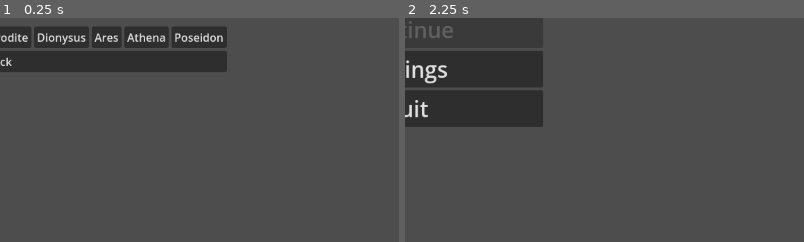
Above: before the commit, frames 1-2 (left to right).
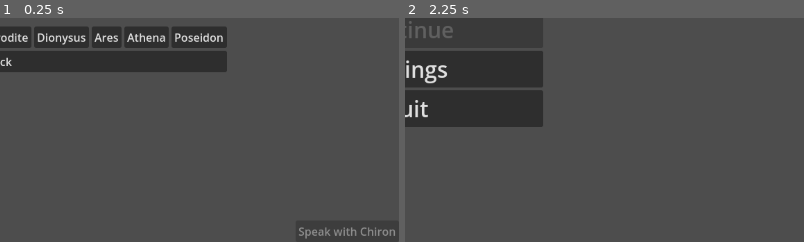
Above: after the commit, the same moments.

Repository: leslieharding/Mnemosyne
Game: Godot game, scene res://Scenes/GameModeSelect.tscn
Two runs of this game, one before a commit and one after it. Both use one fixed random seed, a clock stepped at 60 frames per second and the inputs below. This scene is started directly instead of the project's main scene.
Inputs:
- Up to frame 1 (0.25 s): no input
- Up to frame 2 (2.25 s): click "Apollo" at 0.5 s; click "Back" at 1.25 s; click "Back" at 2 s
The pictures show only the part of the screen within x 50-100%, y 50-100%; the shares and areas given below are measured in that part.

The runs differ from the first frame. In frame 1, 0.3% of the frame differs, in the area x 74-99%, y 93-99%; in frame 2, nothing differs.

Commit message:
metagame conversations implementation

Diff:
--- a/Scenes/GameModeSelect.tscn
+++ b/Scenes/GameModeSelect.tscn
@@ -1,6 +1,7 @@
-[gd_scene load_steps=2 format=3 uid="uid://vha8ujknia5b"]
+[gd_scene load_steps=3 format=3 uid="uid://vha8ujknia5b"]
 
 [ext_resource type="Script" uid="uid://bhy4ca4xh6wgg" path="res://Scripts/game_mode_select.gd" id="1_3aue6"]
+[ext_resource type="Script" uid="uid://cww2cxqfgy5s5" path="res://Scripts/chiron_button.gd" id="2_1fq1s"]
 
 [node name="GameModeSelect" type="Control"]
 layout_mode = 3
@@ -82,6 +83,20 @@
 layout_mode = 2
 text = "Back"
 
+[node name="ChironButton" type="Button" parent="."]
+layout_mode = 1
+anchors_preset = 3
+anchor_left = 1.0
+anchor_top = 1.0
+anchor_right = 1.0
+anchor_bottom = 1.0
+offset_left = -97.0
+offset_top = -31.0
+grow_horizontal = 0
+grow_vertical = 0
+text = "Visit Chiron"
+script = ExtResource("2_1fq1s")
+
 [connection signal="pressed" from="VBoxContainer/HBoxContainer/ApolloButton" to="." method="_on_apollo_button_pressed"]
 [connection signal="pressed" from="VBoxContainer/HBoxContainer/HermesButton" to="." method="_on_hermes_button_pressed"]
 [connection signal="pressed" from="VBoxContainer/HBoxContainer/ArtemisButton" to="." method="_on_artemis_button_pressed"]
--- a/Scripts/card_battle_manager.gd
+++ b/Scripts/card_battle_manager.gd
@@ -135,6 +135,13 @@
 		load_player_deck(selected_deck_index)
 	else:
 		push_error("No deck was selected!")
+
+		# Start a new run for conversation tracking (if not tutorial)
+	if not is_tutorial_mode and has_node("/root/ConversationManagerAutoload"):
+		var conv_manager = get_node("/root/ConversationManagerAutoload")
+		conv_manager.start_new_run()
+		print("CardBattle: Started new run for conversations")
+
 
 	# Set up input handling (only when it's player's turn)
 	set_process_input(false)  # Start disabled
@@ -961,6 +968,8 @@
 
 	return available_slots == 0 or (player_deck.is_empty() and not opponent_manager.has_cards())
 
+# Replace this entire function in Scripts/card_battle_manager.gd (around lines 880-960)
+
 func end_game():
 	# Tutorial ending - different flow
 	if is_tutorial_mode:
@@ -1003,6 +1012,19 @@
 
 	# Record god experience (you used this god in battle)
 	record_god_experience()
+
+	# Trigger conversation flags based on battle outcome
+	if has_node("/root/ConversationManagerAutoload"):
+		var conv_manager = get_node("/root/ConversationManagerAutoload")
+
+		if not victory:
+			# Check if this was a boss battle
+			if is_boss_battle:
+				print("Triggering first_boss_loss conversation")
+				conv_manager.trigger_conversation("first_boss_loss")
+			else:
+				print("Triggering first_run_defeat conversation")
+				conv_manager.trigger_conversation("first_run_defeat")
 
 	if not victory:
 		# If player loses, show run summary before ending
--- /dev/null
+++ b/Scripts/chiron_button.gd
@@ -0,0 +1,179 @@
+# res://Scripts/chiron_button.gd
+extends Button
+class_name ChironButton
+
+# Export these so they can be set in the inspector
+@export var story_color: Color = Color("#6A4A2A")  # Gold/orange for story
+@export var milestone_color: Color = Color("#4A6A4A")  # Green for milestone
+@export var disabled_color: Color = Color("#3A3A3A")  # Gray for disabled
+@export var border_color_offset: Color = Color(0.2, 0.2, 0.2, 0)  # Lighter border
+@export var pulse_enabled: bool = true
+@export var pulse_intensity: float = 0.3  # How much to pulse (0.0 to 1.0)
+
+# Visual states
+var default_style: StyleBoxFlat
+var story_style: StyleBoxFlat
+var milestone_style: StyleBoxFlat
+var disabled_style: StyleBoxFlat
+
+# Animation
+var pulse_tween: Tween
+
+func _ready():
+	# Create styles based on exported colors
+	create_button_styles()
+
+	# Connect to conversation manager
+	if has_node("/root/ConversationManagerAutoload"):
+		var conv_manager = get_node("/root/ConversationManagerAutoload")
+		conv_manager.new_conversation_available.connect(_on_new_conversation_available)
+
+	# Connect button press
+	pressed.connect(_on_chiron_button_pressed)
+
+	# Update initial state
+	update_button_state()
+
+func create_button_styles():
+	# Base style template
+	var base_style = StyleBoxFlat.new()
+	base_style.border_width_left = 2
+	base_style.border_width_top = 2
+	base_style.border_width_right = 2
+	base_style.border_width_bottom = 2
+	base_style.corner_radius_top_left = 6
+	base_style.corner_radius_top_right = 6
+	base_style.corner_radius_bottom_left = 6
+	base_style.corner_radius_bottom_right = 6
+
+	# Story style (important conversations)
+	story_style = base_style.duplicate()
+	story_style.bg_color = story_color
+	story_style.border_color = story_color + border_color_offset
+
+	# Milestone style (regular conversations)
+	milestone_style = base_style.duplicate()
+	milestone_style.bg_color = milestone_color
+	milestone_style.border_color = milestone_color + border_color_offset
+
+	# Disabled style
+	disabled_style = base_style.duplicate()
+	disabled_style.bg_color = disabled_color
+	disabled_style.border_color = disabled_color + border_color_offset
+
+func update_button_state():
+	if not has_node("/root/ConversationManagerAutoload"):
+		disabled = true
+		return
+
+	var conv_manager = get_node("/root/ConversationManagerAutoload")
+	var button_state = conv_manager.get_conversation_button_state()
+
+	if not button_state["available"]:
+		# No conversations available
+		disabled = true
+		modulate.a = 0.6
+		text = "Speak with Chiron"
+		add_theme_stylebox_override("normal", disabled_style)
+		add_theme_stylebox_override("hover", disabled_style)
+		add_theme_stylebox_override("pressed", disabled_style)
+		stop_pulse_animation()
+	else:
+		# Conversations available
+		disabled = false
+		modulate.a = 1.0
+		text = button_state["text"]
+
+		if button_state["priority"] == "STORY":
+			# Story conversation - use gold style and pulse
+			add_theme_stylebox_override("normal", story_style)
+			add_theme_stylebox_override("hover", story_style)
+			add_theme_stylebox_override("pressed", story_style)
+			start_pulse_animation()
+		else:
+			# Milestone conversation - use default style
+			add_theme_stylebox_override("normal", milestone_style)
+			add_theme_stylebox_override("hover", milestone_style)
+			add_theme_stylebox_override("pressed", milestone_style)
+			stop_pulse_animation()
+
+func start_pulse_animation():
+	if not pulse_enabled:
+		return
+
+	if pulse_tween:
+		pulse_tween.kill()
+
+	pulse_tween = create_tween()
+	pulse_tween.set_loops()
+	var max_alpha = 1.0 + pulse_intensity
+	var min_alpha = 1.0 - (pulse_intensity * 0.3)
+	pulse_tween.tween_property(self, "modulate:a", max_alpha, 0.8).set_ease(Tween.EASE_IN_OUT)
+	pulse_tween.tween_property(self, "modulate:a", min_alpha, 0.8).set_ease(Tween.EASE_IN_OUT)
+
+func stop_pulse_animation():
+	if pulse_tween:
+		pulse_tween.kill()
+	modulate.a = 1.0
+
+func _on_new_conversation_available(conversation_id: String, priority: String):
+	print("ChironButton: New conversation available - ", conversation_id, " (", priority, ")")
+	update_button_state()
+
+func _on_chiron_button_pressed():
+	if not has_node("/root/ConversationManagerAutoload"):
+		return
+
+	var conv_manager = get_node("/root/ConversationManagerAutoload")
+	var next_conv = conv_manager.get_next_conversation()
+
+	if next_conv.is_empty():
+		print("No conversations available")
+		return
+
+	var conv_id = next_conv["id"]
+	var conv_data = next_conv["data"]
+
+	print("Starting conversation: ", conv_id)
+
+	# Mark as shown
+	conv_manager.mark_conversation_shown(conv_id)
+
+	# Mark that we've shown a conversation this run (disable further conversations)
+	conv_manager.set_conversation_shown_this_run()
+
+	# Create and start the conversation cutscene
+	start_chiron_conversation(conv_id, conv_data)
+
+	# Update button state after conversation is marked as shown
+	update_button_state()
+
+func start_chiron_conversation(conv_id: String, conv_data: Dictionary):
+	# Create a simple Chiron conversation
+	# For now, we'll create a basic cutscene structure
+	if has_node("/root/CutsceneManagerAutoload"):
+		var cutscene_manager = get_node("/root/CutsceneManagerAutoload")
+
+		# Create characters
+		var mnemosyne = Character.new("Mnemosyne", Color("#DDA0DD"), null, "left")
+		var chiron = Character.new("Chiron", Color("#FFD700"), null, "right")
+
+		# Create simple dialogue based on conversation
+		var dialogue_lines: Array[DialogueLine] = []
+		dialogue_lines.append(DialogueLine.new("Chiron", conv_data["description"]))
+		dialogue_lines.append(DialogueLine.new("Mnemosyne", "I understand, wise centaur. Your words give me much to consider."))
+		dialogue_lines.append(DialogueLine.new("Chiron", "Take these lessons with you into battle, young titaness."))
+
+		# Create and play the cutscene
+		var cutscene_data = CutsceneData.new("chiron_" + conv_id, [mnemosyne, chiron], dialogue_lines)
+		cutscene_manager.add_cutscene(cutscene_data)
+		cutscene_manager.play_cutscene("chiron_" + conv_id)
+	else:
+		print("CutsceneManager not available, showing simple dialog")
+		# Fallback: show a simple dialog
+		var dialog = AcceptDialog.new()
+		dialog.dialog_text = "Chiron says: \"" + conv_data["description"] + "\""
+		dialog.title = "Wisdom from Chiron"
+		get_tree().current_scene.add_child(dialog)
+		dialog.popup_centered()
+		dialog.confirmed.connect(func(): dialog.queue_free())
--- /dev/null
+++ b/Scripts/conversation_manager.gd
@@ -0,0 +1,189 @@
+# res://Scripts/conversation_manager.gd
+extends Node
+class_name ConversationManager
+
+signal new_conversation_available(conversation_id: String, priority: String)
+
+# Conversation priorities
+enum Priority {
+	STORY,
+	MILESTONE
+}
+
+# Conversation data structure
+var conversations: Dictionary = {}
+var save_path: String = "user://conversations.save"
+
+var conversation_shown_this_run: bool = false
+var current_run_id: String = ""
+
+func _ready():
+	load_conversations()
+	setup_conversation_definitions()
+
+# Set up all possible conversations
+func setup_conversation_definitions():
+	# Story conversations
+	register_conversation("first_boss_loss", Priority.STORY,
+		"The weight of defeat teaches us more than the lightness of victory.")
+
+	register_conversation("consciousness_breakthrough", Priority.STORY,
+		"I sense Mnemosyne's awareness expanding beyond mortal comprehension.")
+
+	# Milestone conversations
+	register_conversation("first_deck_unlock", Priority.MILESTONE,
+		"You've proven yourself worthy of greater challenges.")
+
+	register_conversation("apollo_mastery", Priority.MILESTONE,
+		"The sun god's power flows through you with increasing ease.")
+
+	register_conversation("first_enemy_mastered", Priority.MILESTONE,
+		"Understanding your opponents is the path to true victory.")
+
+	register_conversation("first_run_defeat", Priority.MILESTONE,
+		"Every setback contains the seeds of future triumph.")
+
+# Register a conversation definition
+func register_conversation(id: String, priority: Priority, description: String):
+	if not id in conversations:
+		conversations[id] = {
+			"priority": priority,
+			"description": description,
+			"triggered": false,
+			"shown": false
+		}
+
+# Start a new run - reset the conversation flag
+func start_new_run():
+	conversation_shown_this_run = false
+	current_run_id = str(Time.get_unix_time_from_system())  # Generate unique run ID
+	print("ConversationManager: Started new run - conversations enabled")
+
+# Mark that a conversation has been shown this run
+func set_conversation_shown_this_run():
+	conversation_shown_this_run = true
+	print("ConversationManager: Conversation shown this run - further conversations disabled")
+
+# Check if we can show conversations this run
+func can_show_conversation_this_run() -> bool:
+	return not conversation_shown_this_run
+
+# Update the existing get_conversation_button_state() function in Scripts/conversation_manager.gd
+# Replace the entire function (around lines 95-105):
+
+func get_conversation_button_state() -> Dictionary:
+	# Check if we've already shown a conversation this run
+	if conversation_shown_this_run:
+		return {"available": false, "priority": "", "text": "Speak with Chiron"}
+
+	var next_conv = get_next_conversation()
+	if next_conv.is_empty():
+		return {"available": false, "priority": "", "text": "Speak with Chiron"}
+
+	var is_story = next_conv["data"]["priority"] == Priority.STORY
+	return {
+		"available": true,
+		"priority": "STORY" if is_story else "MILESTONE",
+		"text": "Speak with Chiron!" if is_story else "Speak with Chiron"
+	}
+
+
+
+# Trigger a conversation to become available
+func trigger_conversation(conversation_id: String):
+	if not conversation_id in conversations:
+		print("Warning: Unknown conversation ID: ", conversation_id)
+		return
+
+	var conv = conversations[conversation_id]
+	if conv["triggered"] or conv["shown"]:
+		return  # Already triggered/shown
+
+	conv["triggered"] = true
+	save_conversations()
+
+	var priority_name = "STORY" if conv["priority"] == Priority.STORY else "MILESTONE"
+	emit_signal("new_conversation_available", conversation_id, priority_name)
+
+	print("Conversation triggered: ", conversation_id, " (", priority_name, ")")
+
+# Get the next conversation to show (if any)
+func get_next_conversation() -> Dictionary:
+	# First check for story conversations
+	var story_conversations = get_available_conversations_by_priority(Priority.STORY)
+	if story_conversations.size() > 0:
+		# Return the first story conversation (you could add more logic here)
+		return {"id": story_conversations[0], "data": conversations[story_conversations[0]]}
+
+	# Then check for milestone conversations
+	var milestone_conversations = get_available_conversations_by_priority(Priority.MILESTONE)
+	if milestone_conversations.size() > 0:
+		# Return a random milestone conversation
+		var random_index = randi() % milestone_conversations.size()
+		var conv_id = milestone_conversations[random_index]
+		return {"id": conv_id, "data": conversations[conv_id]}
+
+	# No conversations available
+	return {}
+
+# Get available conversations by priority
+func get_available_conversations_by_priority(priority: Priority) -> Array[String]:
+	var available: Array[String] = []
+	for conv_id in conversations:
+		var conv = conversations[conv_id]
+		if conv["priority"] == priority and conv["triggered"] and not conv["shown"]:
+			available.append(conv_id)
+	return available
+
+# Mark a conversation as shown
+func mark_conversation_shown(conversation_id: String):
+	if conversation_id in conversations:
+		conversations[conversation_id]["shown"] = true
+		save_conversations()
+		print("Conversation marked as shown: ", conversation_id)
+
+# Check if any conversations are available
+func has_available_conversations() -> bool:
+	return get_next_conversation().size() > 0
+
+
+# Save conversations to disk
+func save_conversations():
+	var save_file = FileAccess.open(save_path, FileAccess.WRITE)
+	if save_file:
+		save_file.store_var(conversations)
+		save_file.close()
+	else:
+		print("Failed to save conversations!")
+
+# Load conversations from disk
+func load_conversations():
+	if FileAccess.file_exists(save_path):
+		var save_file = FileAccess.open(save_path, FileAccess.READ)
+		if save_file:
+			var loaded_data = save_file.get_var()
+			if loaded_data is Dictionary:
+				conversations = loaded_data
+			save_file.close()
+			print("Conversations loaded")
+		else:
+			print("Failed to load conversations!")
+	else:
+		print("No conversation save found, starting fresh")
+
+# Clear all conversation data (for new game)
+func clear_all_conversations():
+	conversations.clear()
+	setup_conversation_definitions()  # Recreate the base definitions
+	save_conversations()
+	print("All conversations cleared")
+
+# Debug function
+func debug_conversations():
+	print("=== CONVERSATION DEBUG ===")
+	for conv_id in conversations:
+		var conv = conversations[conv_id]
+		var priority_name = "STORY" if conv["priority"] == Priority.STORY else "MILESTONE"
+		print(conv_id, " - ", priority_name, " - Triggered: ", conv["triggered"], " - Shown: ", conv["shown"])
+	print("Has available: ", has_available_conversations())
+	print("==========================")
--- a/Scripts/game_mode_select.gd
+++ b/Scripts/game_mode_select.gd
@@ -1,29 +1,27 @@
+# Updated res://Scripts/game_mode_select.gd
 extends Control
 
 var journal_button: JournalButton
-
+# Chiron button will be added in the inspector, so we just need a reference
+@onready var chiron_button: ChironButton = $ChironButton  # Assuming you name it ChironButton in the scene
 
 func _ready():
 	setup_journal_button()
+	# No need to setup_chiron_button() since it's in the scene already
 
+func setup_journal_button():
+	if not journal_button:
+		journal_button = preload("res://Scenes/JournalButton.tscn").instantiate()
+		add_child(journal_button)
 
 func _on_apollo_button_pressed() -> void:
 	get_tree().change_scene_to_file("res://Scenes/Apollo.tscn")
 
-
 func _on_button_pressed() -> void:
 	get_tree().change_scene_to_file("res://Scenes/MainMenu.tscn")
-
 
 func _on_hermes_button_pressed() -> void:
 	get_tree().change_scene_to_file("res://Scenes/Hermes.tscn")
 
-
 func _on_artemis_button_pressed() -> void:
 	get_tree().change_scene_to_file("res://Scenes/Artemis.tscn")
-
-
-func setup_journal_button():
-	if not journal_button:  # Check if it already exists
-		journal_button = preload("res://Scenes/JournalButton.tscn").instantiate()
-		add_child(journal_button)
--- a/Scripts/global_progress_tracker.gd
+++ b/Scripts/global_progress_tracker.gd
@@ -22,6 +22,8 @@
 
 
 # Add experience from a completed run
+# Replace this entire function in Scripts/global_progress_tracker.gd (around lines 15-35)
+
 func add_run_experience(god_name: String, run_experience: Dictionary):
 	# Ensure the god exists in our data
 	if not god_name in progress_data:
@@ -43,6 +45,30 @@
 		progress_data[god_name][card_index]["defense_exp"] += card_exp["defense_exp"]
 
 	print("Added run experience for ", god_name, ": ", run_experience)
+
+	# Check for conversation triggers based on experience gained
+	if has_node("/root/ConversationManagerAutoload"):
+		var conv_manager = get_node("/root/ConversationManagerAutoload")
+
+		# Calculate total experience gained this run
+		var total_run_exp = 0
+		for card_exp in run_experience.values():
+			total_run_exp += card_exp["capture_exp"] + card_exp["defense_exp"]
+
+		# Check for Apollo mastery conversation (when significant experience is gained)
+		if god_name == "Apollo" and total_run_exp >= 30:
+			print("Triggering apollo_mastery conversation")
+			conv_manager.trigger_conversation("apollo_mastery")
+
+		# Check if any card reached a high level for first deck unlock conversation
+		for card_index in progress_data[god_name]:
+			var card_data = progress_data[god_name][card_index]
+			var total_card_exp = card_data["capture_exp"] + card_data["defense_exp"]
+			if total_card_exp >= 100:  # Arbitrary threshold for "significant progress"
+				print("Triggering first_deck_unlock conversation")
+				conv_manager.trigger_conversation("first_deck_unlock")
+				break  # Only trigger once
+
 	save_progress()
 
 # Get total experience for a specific card
--- a/Scripts/main_menu.gd
+++ b/Scripts/main_menu.gd
@@ -99,7 +99,8 @@
 func _on_continue_button_pressed():
 	TransitionManagerAutoload.change_scene_to("res://Scenes/GameModeSelect.tscn")
 
-# Confirmed new game - erase progress and start fresh
+# Replace this entire function in Scripts/main_menu.gd (around lines 95-125)
+
 func _on_new_game_confirmed():
 	print("Player confirmed new game - erasing all progress")
 
@@ -121,6 +122,12 @@
 		memory_manager.clear_all_memories()
 		print("Memory journal data cleared")
 
+	# Clear conversation data
+	if has_node("/root/ConversationManagerAutoload"):
+		var conv_manager = get_node("/root/ConversationManagerAutoload")
+		conv_manager.clear_all_conversations()
+		print("Conversation data cleared")
+
 	# Trigger the opening cutscene instead of going directly to god select
 	if has_node("/root/CutsceneManagerAutoload"):
 		get_node("/root/CutsceneManagerAutoload").play_cutscene("opening_awakening")
--- a/Scripts/memory_journal_manager.gd
+++ b/Scripts/memory_journal_manager.gd
@@ -43,7 +43,6 @@
 
 # === BESTIARY FUNCTIONS ===
 
-# Record an enemy encounter with simplified experience system
 func record_enemy_encounter(enemy_name: String, victory: bool, enemy_difficulty: int = 0):
 	# Calculate experience gained
 	var exp_gained = WIN_EXPERIENCE if victory else LOSS_EXPERIENCE
@@ -82,6 +81,12 @@
 		enemy_data["memory_level"] = new_level
 		emit_signal("memory_level_increased", "bestiary", enemy_name, new_level)
 		print("Enemy memory level increased! ", enemy_name, " is now level ", new_level)
+
+		# Check for conversation trigger when enemy reaches mastery level
+		if new_level >= 4 and has_node("/root/ConversationManagerAutoload"):  # "Analyzed" level or higher
+			var conv_manager = get_node("/root/ConversationManagerAutoload")
+			print("Triggering first_enemy_mastered conversation")
+			conv_manager.trigger_conversation("first_enemy_mastered")
 
 	print("Enemy encounter recorded: ", enemy_name, " (+", exp_gained, " exp, total: ", enemy_data["total_experience"], ", level: ", enemy_data["memory_level"], ")")
 
@@ -289,7 +294,6 @@
 
 # === MNEMOSYNE FUNCTIONS === (unchanged from original)
 
-# Update Mnemosyne's battle statistics
 func update_mnemosyne_battle_stats(victory: bool):
 	memory_data["mnemosyne"]["total_battles"] += 1
 	if victory:
@@ -303,6 +307,12 @@
 	if new_level > old_level:
 		memory_data["mnemosyne"]["consciousness_level"] = new_level
 		emit_signal("memory_level_increased", "mnemosyne", "consciousness", new_level)
+
+		# Trigger conversation for consciousness breakthrough at level 3 or higher
+		if new_level >= 3 and has_node("/root/ConversationManagerAutoload"):
+			var conv_manager = get_node("/root/ConversationManagerAutoload")
+			print("Triggering consciousness_breakthrough conversation")
+			conv_manager.trigger_conversation("consciousness_breakthrough")
 
 		# Add insight when leveling up
 		add_mnemosyne_insight("My understanding deepens... I can feel my awareness expanding beyond mortal comprehension.")
--- a/project.godot
+++ b/project.godot
@@ -22,6 +22,7 @@
 MemoryJournalManagerAutoload="*res://Scripts/memory_journal_manager.gd"
 BossPredictionTrackerAutoload="*res://Scripts/boss_prediction_tracker.gd"
 CutsceneManagerAutoload="*res://Scripts/cutscene_manager.gd"
+ConversationManagerAutoload="*res://Scripts/conversation_manager.gd"
 
 [input]
 
Not shown, added: Scripts/chiron_button.gd.uid
Not shown, added: Scripts/conversation_manager.gd.uid
